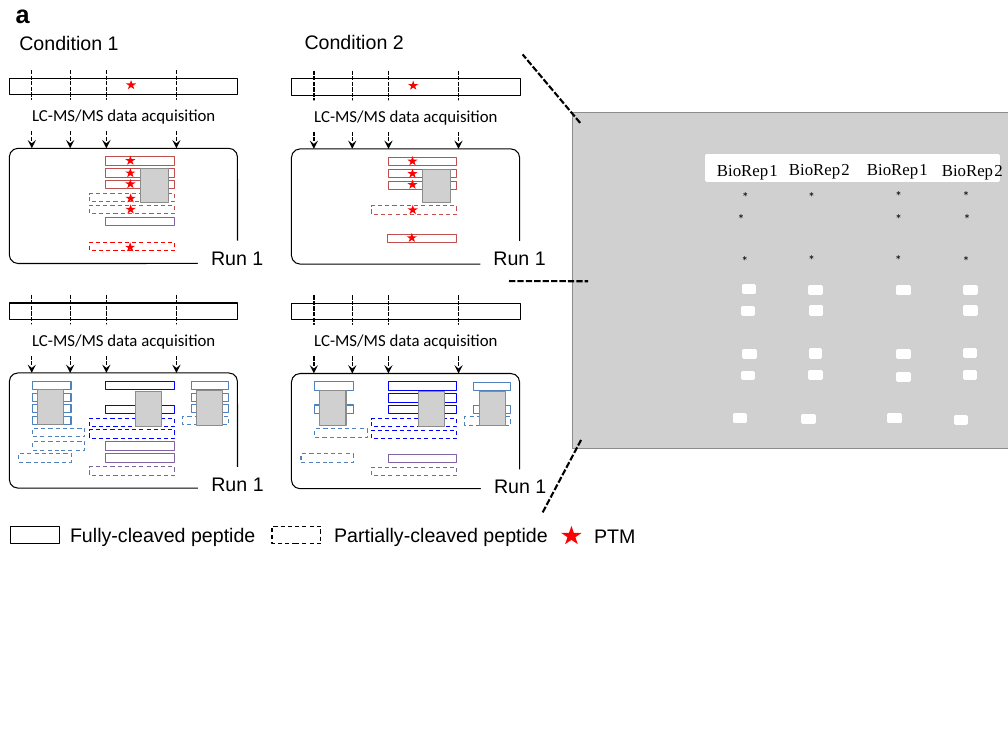
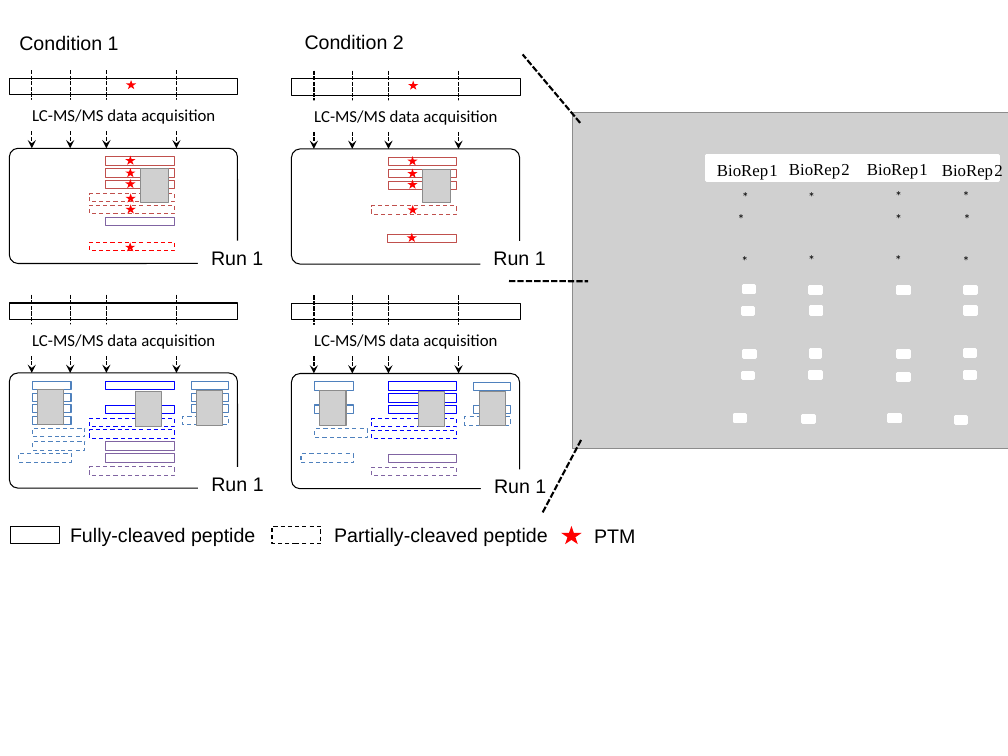
Before and after one commit to Vitek-Lab/MSstatsPTM-manuscript, a slide deck: slide 4 of main/ptm_fig.pptx. Drawn at 1008x756 pixels with LibreOffice and Linux fonts; fonts in the diff are those of the drawing; grey boxes stand for pictures; background and template pictures are left out. Boxes give left, top, right and bottom in pixels: in the first picture for what was removed or moved away, otherwise in the second. Text is boxed around its words. In the diff, an @@ line names an element or a change of style, - is before the commit and + after.

```diff
--- a/main/ptm_fig.pptx
+++ b/main/ptm_fig.pptx
@@ text removed at <box>16,9,30,24</box> @@
-a
```
Also in this commit, not shown: 10 other files.
